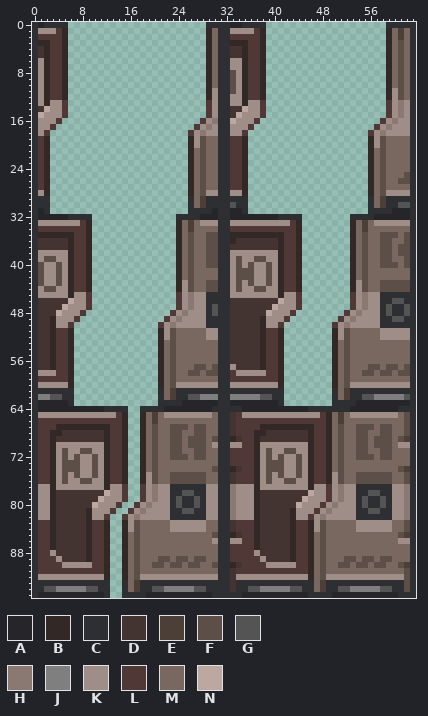
One commit to this sprite sheet: Resources/Textures/Structures/Doors/Airlocks/Standard/juridical.rsi/closing.png. The picture above was drawn from the file before the commit.
The file is 64x96 pixels. Colours within 5 levels of each other are drawn and written as one.
Palette (. is transparent): A #25252a  B #322927  C #2e2f33  D #433331  E #4b3f37  F #5c4f48  G #545454  H #8a7973  J #7f7f7f  K #9f8e88  L #4f3835  M #79685f  N #bca8a1
The result:
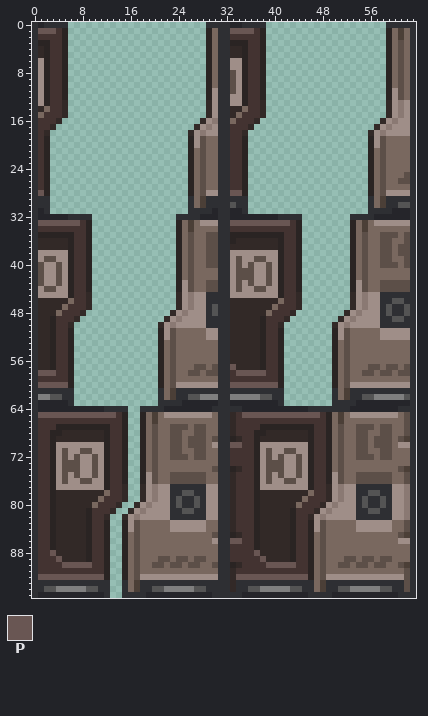
Colours new in this view: P #695653
The exact change:
colour B: #322927 -> #2a2423
colour D: #433331 -> #322927
colour L: #4f3835 -> #433331
y 1: x 1..3 KKK -> PPP; x 33..36 KKKK -> PPPP
y 13: x 3..5 KKL -> LLD; x 29 L -> D; x 36..38 KKL -> LLD; x 59 L -> D
y 14: x 2..5 NKKL -> MLLD; x 29 L -> D; x 35..38 NKKL -> MLLD; x 59 L -> D
y 15: x 1..5 NKKKL -> MLLLD; x 29 L -> D; x 34..38 NKKKL -> MLLLD; x 59 L -> D
y 16: x 1..4 KKKL -> LLLD; x 28 L -> D; x 33..37 NKKKL -> MLLLD; x 58 L -> D
y 17: x 1..3 KKL -> LLD; x 27 L -> D; x 33..36 KKKL -> LLLD; x 57 L -> D
y 18: x 1..2 KL -> LD; x 26 L -> D; x 33..35 KKL -> LLD; x 56 L -> D
y 28: x 1 K -> P; x 33..34 KK -> PP
y 33: x 1..7 KKKKKKK -> PPPPPPP; x 33..42 KKKKKKKKKK -> PPPPPPPPPP
y 45: x 7..9 KKL -> LLD; x 24 L -> D; x 42..44 KKL -> LLD; x 53 L -> D
y 46: x 6..9 NKKL -> MLLD; x 24 L -> D; x 41..44 NKKL -> MLLD; x 53 L -> D
y 47: x 5..9 NKKKL -> MLLLD; x 24 L -> D; x 40..44 NKKKL -> MLLLD; x 53 L -> D
y 48: x 4..8 NKKKL -> MLLLD; x 23 L -> D; x 39..43 NKKKL -> MLLLD; x 52 L -> D
y 49: x 4..7 KKKL -> LLLD; x 22 L -> D; x 39..42 KKKL -> LLLD; x 51 L -> D
y 50: x 4..6 KKL -> LLD; x 21 L -> D; x 39..41 KKL -> LLD; x 50 L -> D
y 57: x 33 K -> P
y 58: x 1..3 KKK -> PPP; x 34..38 KKKKK -> PPPPP
y 60: x 1..5 KKKKK -> PPPPP; x 33..40 KKKKKKKK -> PPPPPPPP
y 65: x 1..13 KKKKKKKKKKKKK -> PPPPPPPPPPPPP; x 35..47 KKKKKKKKKKKKK -> PPPPPPPPPPPPP
y 70: x 33..34 KK -> PP
y 77: x 1..2 KK -> LL; x 13..15 KKL -> LLD; x 18 L -> D; x 33..36 HKKK -> DLLL; x 47..49 KKL -> LLD
y 78: x 1..2 KK -> LL; x 12..15 NKKL -> MLLD; x 18 L -> D; x 33..36 HKKK -> DLLL; x 46..49 NKKL -> MLLD
y 79: x 1..2 KK -> LL; x 11..15 NKKKL -> MLLLD; x 18 L -> D; x 33..36 HKKK -> DLLL; x 45..49 NKKKL -> MLLLD
y 80: x 1..2 KK -> LL; x 10..14 NKKKL -> MLLLD; x 17 L -> D; x 33..36 HKKK -> DLLL; x 44..48 NKKKL -> MLLLD
y 81: x 1..2 KK -> LL; x 10..13 KKKL -> LLLD; x 16 L -> D; x 33..36 HKKK -> DLLL; x 44..47 KKKL -> LLLD
y 82: x 1..2 KK -> LL; x 10..12 KKL -> LLD; x 15 L -> D; x 33..36 HKKK -> DLLL; x 44..46 KKL -> LLD
y 86: x 33..34 KK -> PP
y 88: x 3 K -> P; x 37 K -> P
y 89: x 4 K -> P; x 38 K -> P
y 90: x 5..9 KKKKK -> PPPPP; x 39..43 KKKKK -> PPPPP
y 92: x 1..11 KKKKKKKKKKK -> PPPPPPPPPPP; x 34..45 KKKKKKKKKKKK -> PPPPPPPPPPPP
Boxes around the changes in both pictures, in picture pixels (x1, y1, x2, y2):
changed: (38, 28, 68, 196)
changed: (188, 28, 212, 196)
changed: (230, 28, 266, 196)
changed: (368, 28, 392, 196)
changed: (38, 220, 182, 580)
changed: (230, 220, 356, 592)
